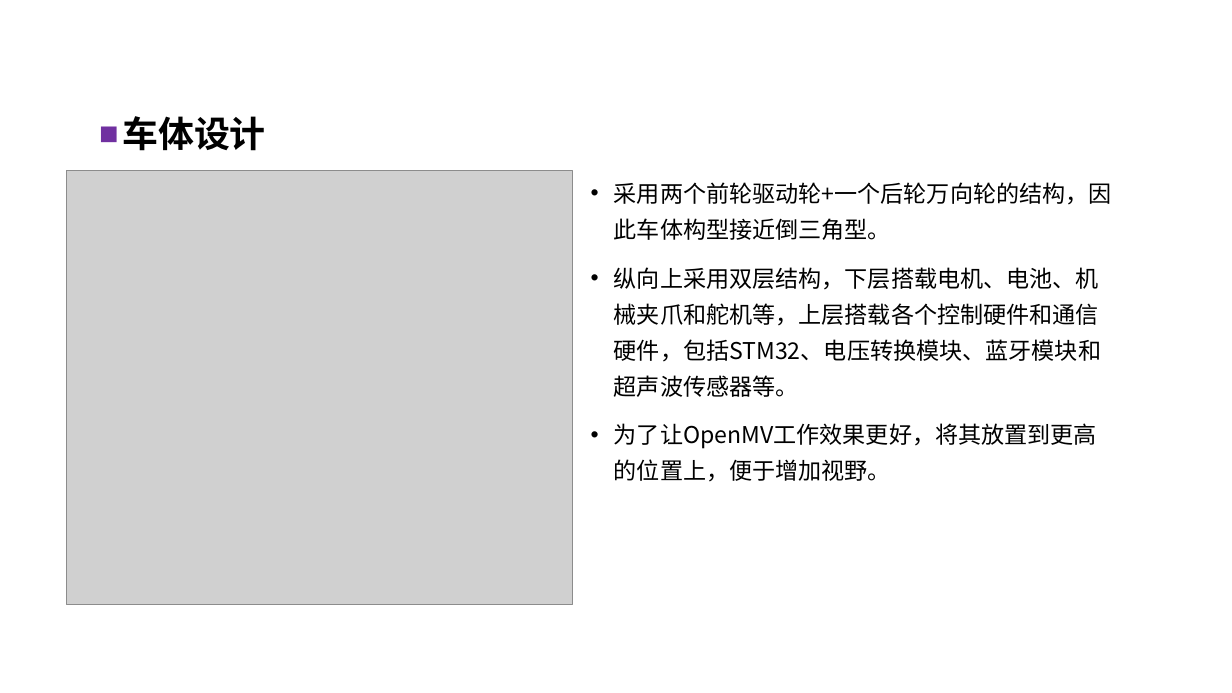
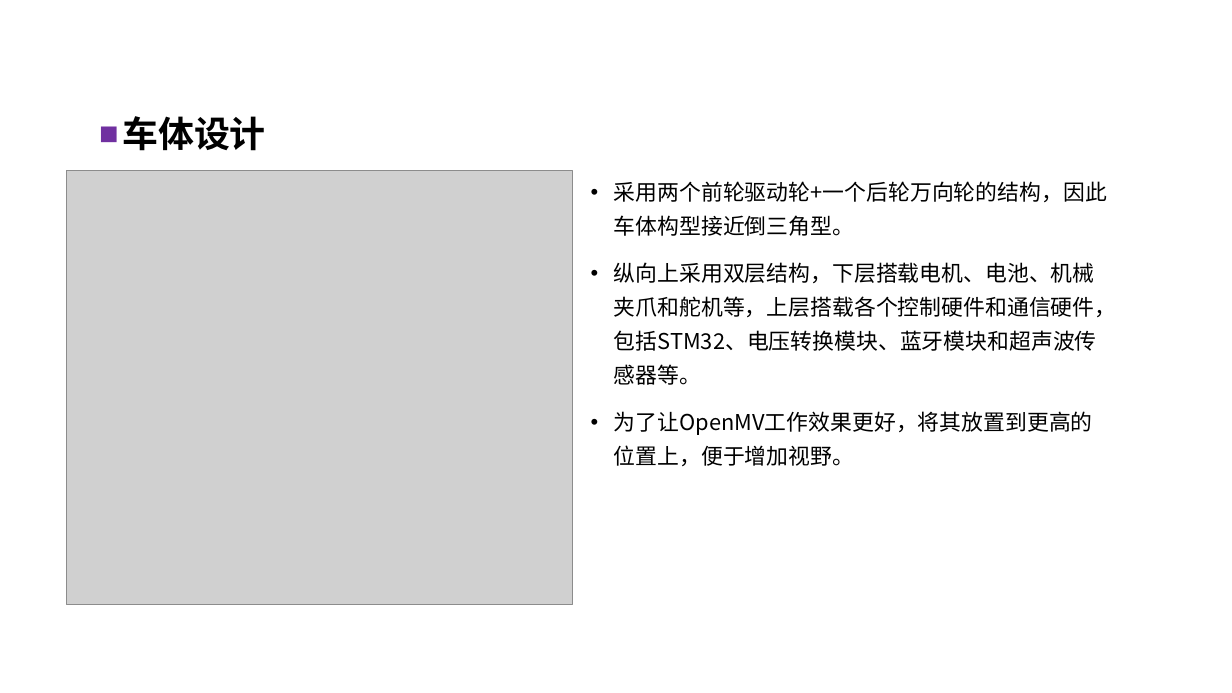
Before and after one commit to QiuYi111/AutonomousCar-, a slide deck: slide 8 of LiteratureReview/ppt/自主移动车原型设计.pptx. Drawn at 1232x693 pixels with LibreOffice and Linux fonts; fonts in the diff are those of the drawing; grey boxes stand for pictures; background and template pictures are left out. Boxes give left, top, right and bottom in pixels: in the first picture for what was removed or moved away, otherwise in the second. Text is boxed around its words. In the diff, an @@ line names an element or a change of style, - is before the commit and + after.

```diff
--- a/LiteratureReview/ppt/自主移动车原型设计.pptx
+++ b/LiteratureReview/ppt/自主移动车原型设计.pptx
@@ text "采用两个前轮驱动轮+一个后轮万向轮的结构，因此车体构型接近倒三角型。" at bbox=[614, 181, 1117, 466]: size 18 to 17 pt @@
```
Also in this commit, not shown: 25 other slides changed, 3 slides added, 3 slides removed, 1 other file.
